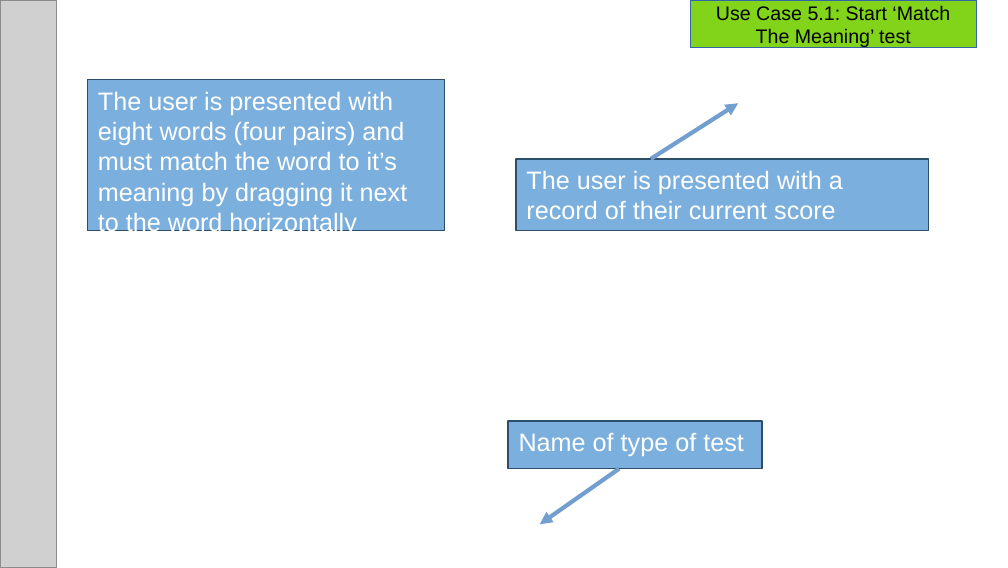
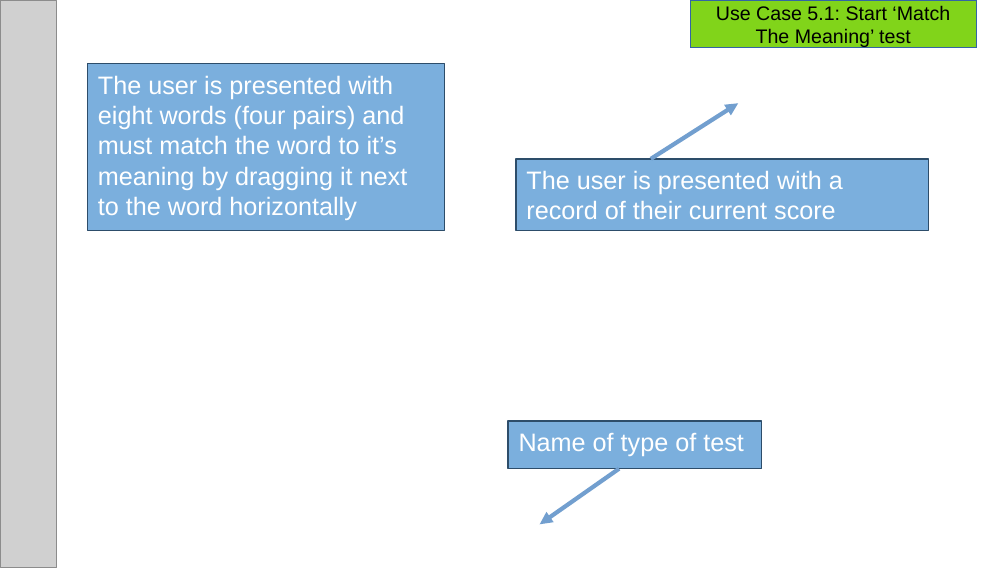
Before and after one commit to SaltyW123/gp20, a slide deck: slide 18 of dev/20200324/osp1/UISpecPres/src/UISpecPresGroup20.pptx. Drawn at 1008x568 pixels with LibreOffice and Linux fonts; fonts in the diff are those of the drawing; grey boxes stand for pictures; background and template pictures are left out. Boxes give left, top, right and bottom in pixels: in the first picture for what was removed or moved away, otherwise in the second. Text is boxed around its words. In the diff, an @@ line names an element or a change of style, - is before the commit and + after.

```diff
--- a/dev/20200324/osp1/UISpecPres/src/UISpecPresGroup20.pptx
+++ b/dev/20200324/osp1/UISpecPres/src/UISpecPresGroup20.pptx
@@ rectangle "The user is presented with ..." resized from (x1=88, y1=80, x2=446, y2=231) to (x1=88, y1=64, x2=445, y2=230) @@
```
Also in this commit, not shown: 1 other slide changed, 13 other files.
